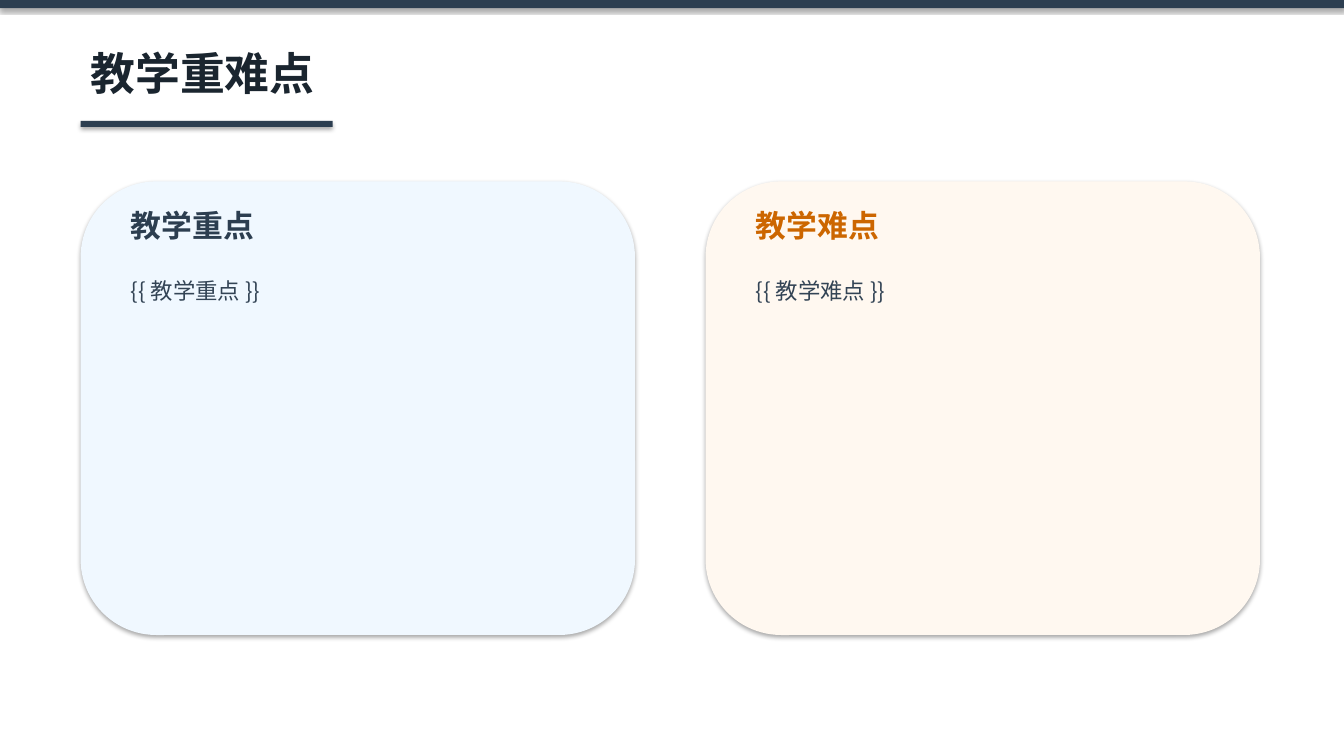
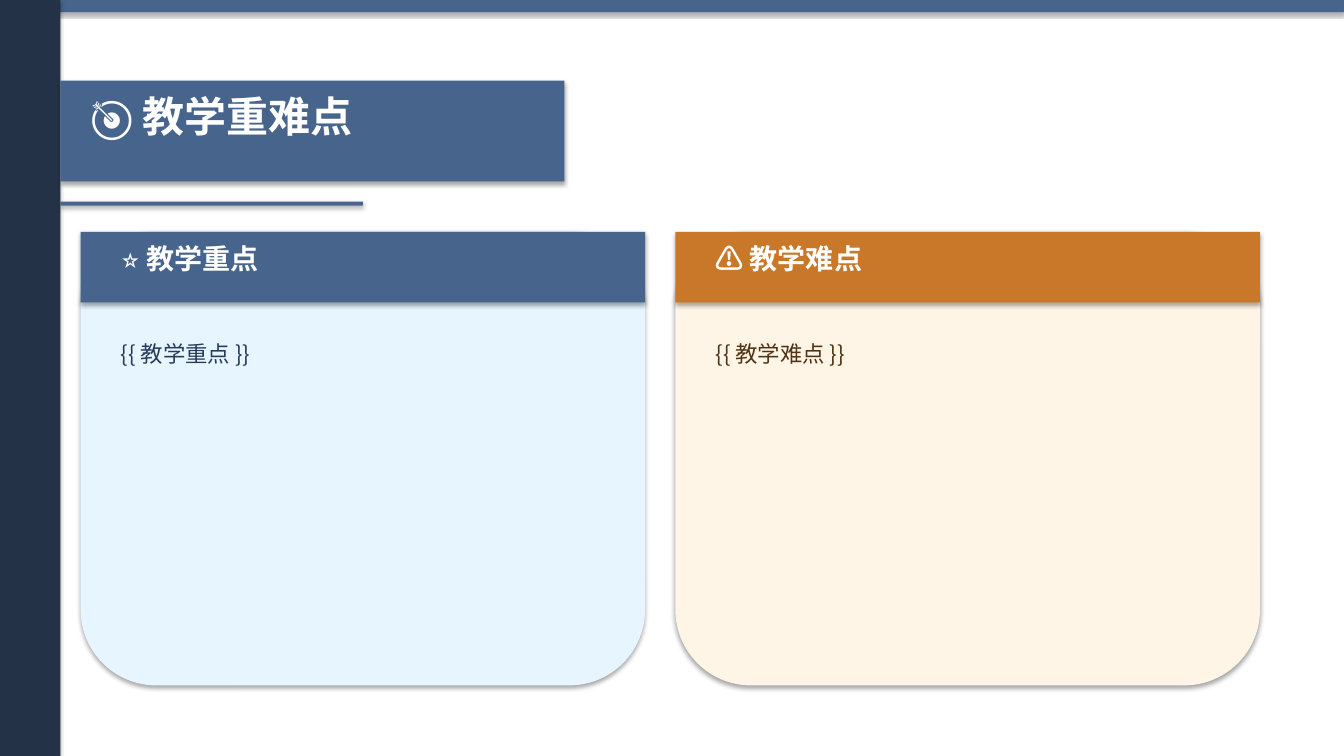
Before and after one commit to KK985956/water-intelligent-teaching, a slide deck: slide 3 of backend/data/template_general_water.pptx. Drawn at 1344x756 pixels with LibreOffice and Linux fonts; fonts in the diff are those of the drawing. Boxes give left, top, right and bottom in pixels: in the first picture for what was removed or moved away, otherwise in the second. Text is boxed around its words. In the diff, an @@ line names an element or a change of style, - is before the commit and + after.

```diff
--- a/backend/data/template_general_water.pptx
+++ b/backend/data/template_general_water.pptx
@@ rectangle: place and size @@
-rectangle at (0,0,1344,8)
+rectangle at (0,0,1344,12)
@@ rectangle at (0,0,1344,12): fill #2C3E50 to #46648C @@
@@ rectangle added at (0,0,1344,756), fill #FFFFFF @@
@@ rectangle added at (0,0,60,756), fill #233246 @@
@@ rectangle added at (60,81,565,181), fill #46648C @@
@@ text at (143,96,353,136): text changed; size 22 to 30 pt; text colour #2C3E50 to #FFFFFF @@
-教学重点
+🎯 教学重难点
@@ rectangle at (60,202,363,206): fill #2C3E50 to #46648C @@
@@ rectangle: place and size @@
-rectangle at (81,121,333,127)
+rectangle at (60,202,363,206)
@@ rounded rectangle removed at (81,181,635,635) @@
@@ rounded rectangle: place and size @@
-rounded rectangle at (706,181,1260,635)
+rounded rectangle at (81,232,645,686)
@@ rounded rectangle at (81,232,645,686): fill #FFF8F0 to #E6F5FF @@
@@ rectangle added at (81,232,645,302), fill #46648C @@
@@ rounded rectangle added at (676,232,1260,686), fill #FFF5E6 @@
@@ rectangle added at (676,232,1260,302), fill #C87828 @@
@@ text at (146,245,258,272): text changed; size 32 to 20 pt; text colour #1A252F to #FFFFFF @@
-教学重难点
+⭐ 教学重点
@@ text at (750,245,862,272): text changed; size 22 to 20 pt; text colour #CC6600 to #FFFFFF @@
-教学难点
+⚠️ 教学难点
@@ text "{{ 教学重点 }}": place and size @@
-text "{{ 教学重点 }}" at (151,280,240,301)
+text "{{ 教学重点 }}" at (141,343,230,364)
@@ text "{{ 教学重点 }}" at (141,343,230,364): text colour #334455 to #283C5A; line spacing 1 to 28pt @@
@@ text "{{ 教学难点 }}": place and size @@
-text "{{ 教学难点 }}" at (776,280,865,301)
+text "{{ 教学难点 }}" at (736,343,825,364)
@@ text "{{ 教学难点 }}" at (736,343,825,364): text colour #334455 to #503214; line spacing 1 to 28pt @@
```
Also in this commit, not shown: 8 other slides changed, 3 other files.
